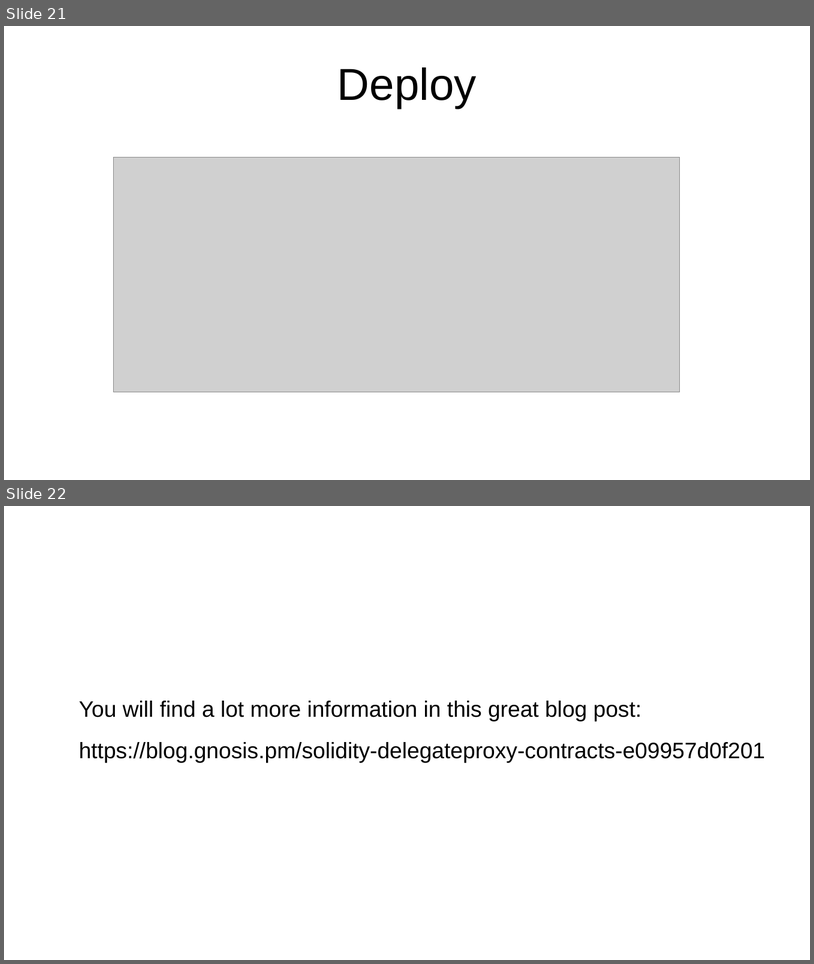
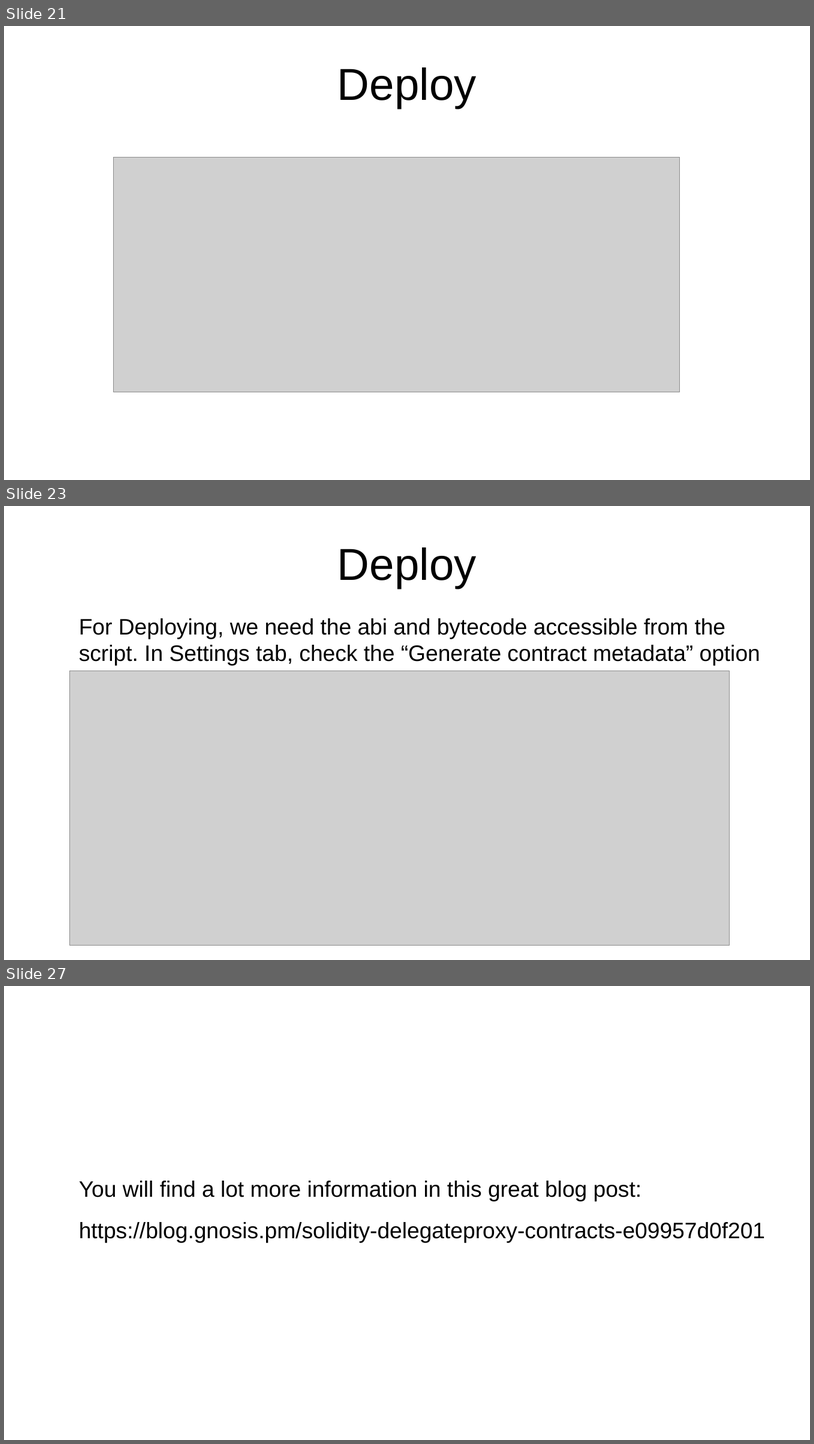
Before and after one commit to ethereum/remix-workshops, a slide deck: runningScript/proxyContract_AwardToken/ProxyContract.odp. Shown one above the other, each under a label of ours: slides 21 and 22 before the commit, slides 21, 23 and 27 after it; the slides between them are not shown. The pictures are 814x964 and 814x1444 pixels, drawn with LibreOffice and Linux fonts; fonts in the diff are those of the drawing; grey boxes stand for pictures. Boxes give left, top, right and bottom in pixels: in the first picture for what was removed or moved away, otherwise in the second. Text is boxed around its words. In the diff, an @@ line names an element or a change of style, - is before the commit and + after.

```diff
--- a/runningScript/proxyContract_AwardToken/ProxyContract.odp
+++ b/runningScript/proxyContract_AwardToken/ProxyContract.odp
@@ slide 23 added at <box>4,506,810,960</box>, background #FFFFFF @@
@@ title added at <box>338,547,477,588</box>, 44 pt, text #000000 @@
+Deploy
@@ text added at <box>79,618,761,666</box>, 22 pt, text #000000 @@
+For Deploying, we need the abi and bytecode accessible from the script. In Settings tab, check the “Generate contract metadata” option
@@ picture added at <box>70,670,730,945</box> @@
@@ what was slide 22 is now slide 27 @@
```
Also in this commit, not shown: 4 other slides added, 2 other files.
